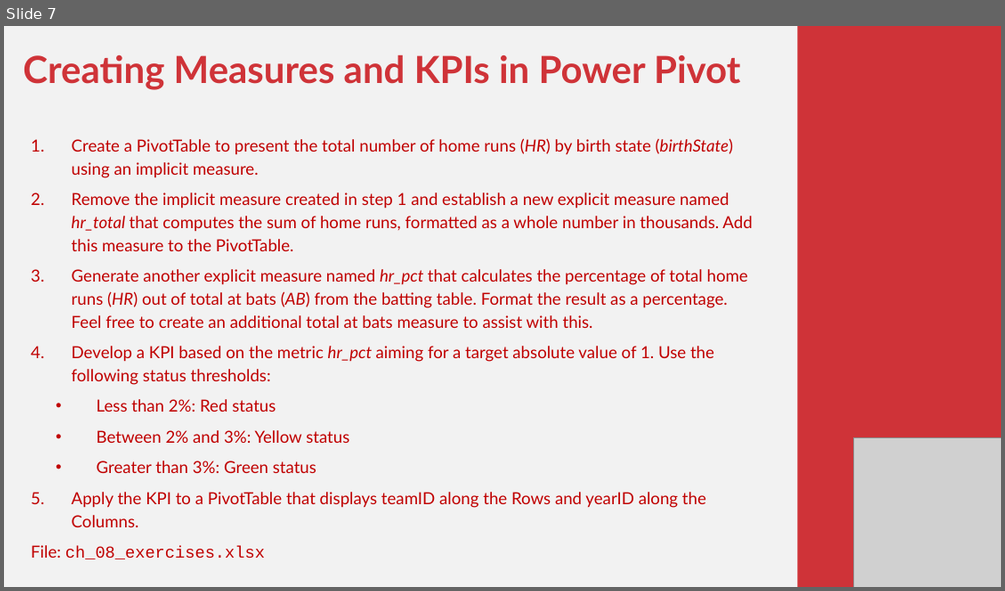
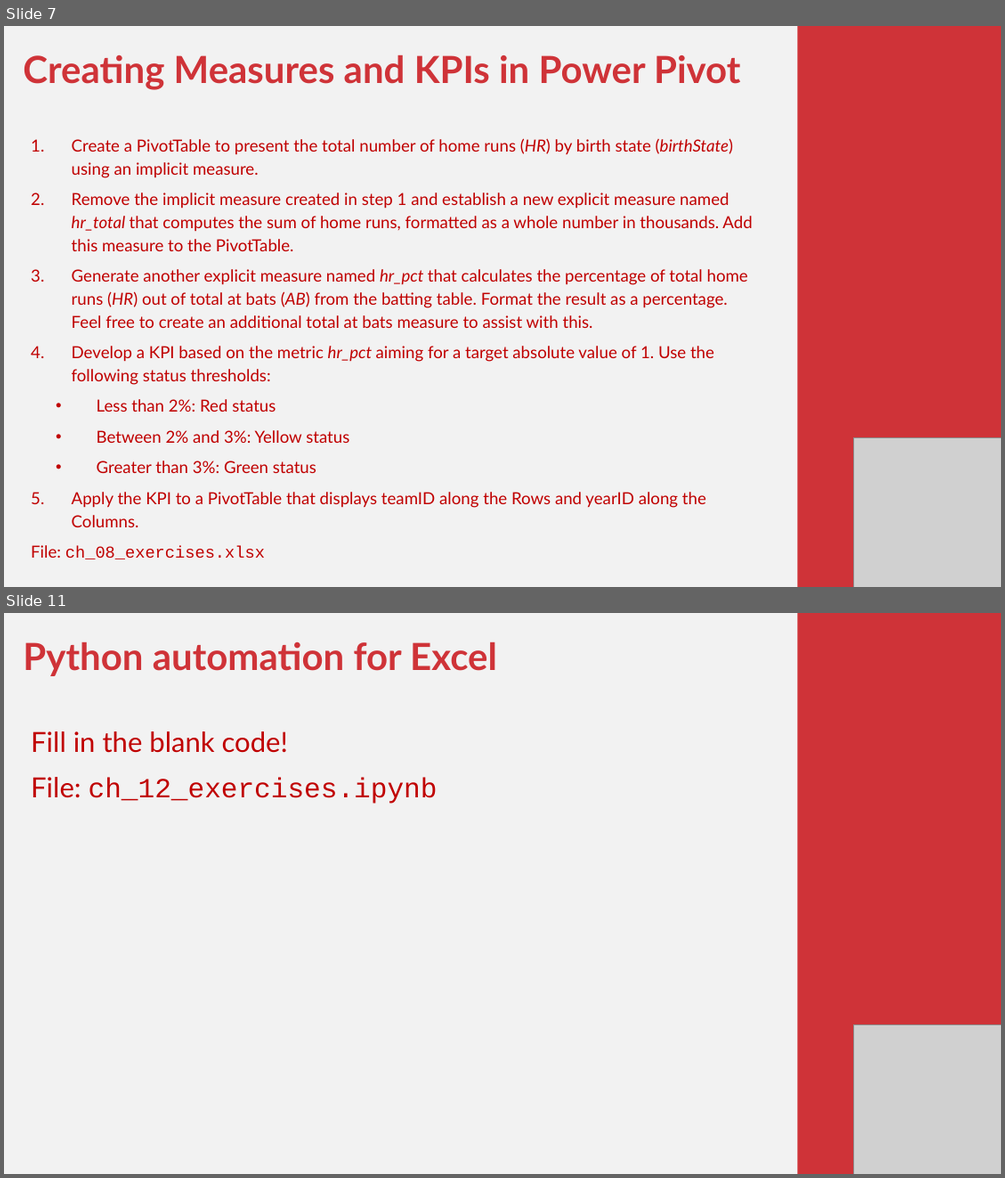
Before and after one commit to stringfestdata/modern-analytics-excel-book, a slide deck: exercises/mdae-exercises-by-chapter.pptx. Shown one above the other, each under a label of ours: slide 7 before the commit, slides 7 and 11 after it; the slides between them are not shown. The pictures are 1005x591 and 1005x1178 pixels, drawn with LibreOffice and Linux fonts; fonts in the diff are those of the drawing; grey boxes stand for pictures. Boxes give left, top, right and bottom in pixels: in the first picture for what was removed or moved away, otherwise in the second. Text is boxed around its words. In the diff, an @@ line names an element or a change of style, - is before the commit and + after.

```diff
--- a/exercises/mdae-exercises-by-chapter.pptx
+++ b/exercises/mdae-exercises-by-chapter.pptx
@@ slide 11 added at <box>4,613,1001,1174</box>, background #F2F2F2 @@
@@ rectangle added at <box>798,613,1001,1174</box>, fill #CF3338 @@
@@ text added at <box>23,642,497,803</box>, 40 pt, text #C00000 @@
+Python automation for Excel
+Fill in the blank code!
+File: ch_12_exercises.ipynb
@@ picture added at <box>853,1024,1001,1174</box> @@
```
Also in this commit, not shown: 3 other slides added.
